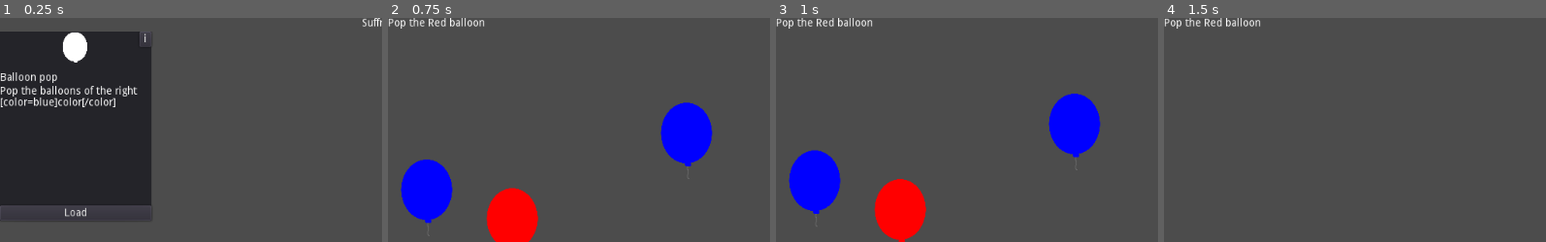
Above: before the commit, frames 1-4 (left to right).
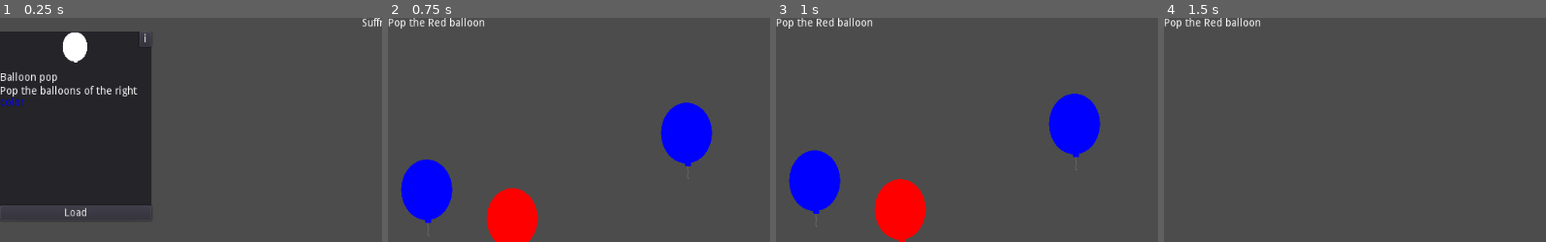
Above: after the commit, the same moments.

Repository: letsgamedev/Suffragium
Game: Godot game, scene res://menu/emptySzene.tscn
Two runs of this game, one before a commit and one after it. Both use one fixed random seed, a clock stepped at 60 frames per second and the inputs below. The engine's default icon, where the game draws it, is replaced by a stand-in: a white triangle on a blue panel in a dark square.
Inputs (mouse positions are % of the whole screen's width and height, from its top left):
- Up to frame 1 (0.25 s): no input
- Up to frame 2 (0.75 s): click "Load" at 0.5 s
- Up to frame 3 (1 s): no input
- Up to frame 4 (1.5 s): click (93, 25) at 1.25 s
The pictures show only the part of the screen within x 0-50%, y 0-50%; the shares and areas given below are measured in that part.

The runs differ from the first frame. In frame 1, 0.6% of the frame differs, in the area x 0-31%, y 35-40%; in frame 2, nothing differs; in frame 3, nothing differs; in frame 4, nothing differs.

Commit message:
gamemanager refactor & neue end_game Funktion

Diff:
--- a/game/menu/gamedisplay.gd
+++ b/game/menu/gamedisplay.gd
@@ -1,18 +1,18 @@
 extends MarginContainer
 
-var game_file
-signal pressed
+var game_file : ConfigFile
+signal pressed(game_file)
 
 
 func setup(game_cfg:ConfigFile):
+	game_file = game_cfg
 
 	$VBoxContainer/Label.text = game_cfg.get_value("game", "name")
 	$VBoxContainer/RichTextLabel.bbcode_text = game_cfg.get_value("game", "desc")
-	print(game_cfg.get_meta_list())
+
 	var icon : Texture = load(str(game_cfg.get_meta("folder_path"), game_cfg.get_value("game", "icon")))
 	if icon == null: icon = load("res://icon.png")
 	$VBoxContainer/TextureRect.texture = icon
-	game_file = game_cfg
 
 	#setup of info Dialog
 	##setup buttons
@@ -31,11 +31,5 @@
 
 
 
-
-
-
-
-
-
 func _on_loadbutton_pressed():
-	emit_signal("pressed")
+	emit_signal("pressed", game_file)
--- a/game/menu/gamedisplay.tscn
+++ b/game/menu/gamedisplay.tscn
@@ -9,15 +9,15 @@
 script = ExtResource( 1 )
 
 [node name="Panel" type="Panel" parent="."]
-margin_right = 270.0
+margin_right = 200.0
 margin_bottom = 250.0
 
 [node name="VBoxContainer" type="VBoxContainer" parent="."]
-margin_right = 270.0
+margin_right = 200.0
 margin_bottom = 250.0
 
 [node name="TextureRect" type="TextureRect" parent="VBoxContainer"]
-margin_right = 270.0
+margin_right = 200.0
 margin_bottom = 50.0
 rect_min_size = Vector2( 0, 50 )
 expand = true
@@ -25,32 +25,32 @@
 
 [node name="Label" type="Label" parent="VBoxContainer"]
 margin_top = 54.0
-margin_right = 270.0
+margin_right = 200.0
 margin_bottom = 68.0
 autowrap = true
 
 [node name="RichTextLabel" type="RichTextLabel" parent="VBoxContainer"]
 margin_top = 72.0
-margin_right = 270.0
+margin_right = 200.0
 margin_bottom = 226.0
 size_flags_vertical = 3
+bbcode_enabled = true
 
 [node name="loadbutton" type="Button" parent="VBoxContainer"]
 margin_top = 230.0
-margin_right = 270.0
+margin_right = 200.0
 margin_bottom = 250.0
 text = "Load"
 
 [node name="InfoButton" type="Button" parent="."]
-margin_left = 254.0
-margin_right = 270.0
+margin_left = 184.0
+margin_right = 200.0
 margin_bottom = 20.0
 size_flags_horizontal = 8
 size_flags_vertical = 0
 text = "i"
 
 [node name="InfoDialog" type="AcceptDialog" parent="."]
-visible = true
 margin_right = 270.0
 margin_bottom = 250.0
 window_title = "Info"
--- a/game/menu/gamemanager.gd
+++ b/game/menu/gamemanager.gd
@@ -8,7 +8,7 @@
 
 func _ready():
 	_find_games()
-	build_menu()
+	_build_menu()
 
 
 func load_game(game_cfg:ConfigFile):
@@ -22,7 +22,30 @@
 	_main.hide()
 
 
+# return to the level select
+func end_game(message:="", _status=null):
+	get_tree().change_scene("res://menu/emptySzene.tscn")
+	_main.show()
+	# this behavior is subject to change
+	if !message.empty():
+		OS.alert(message)
 
+
+# build the menu from configs in _games
+func _build_menu():
+	for c in _grid.get_children():
+		c.queue_free()
+	_main.show()
+
+	#making the buttons
+	for game in _games:
+		var display = _preview_scene.instance()
+		display.setup(game)
+		display.connect("pressed", self, "load_game")
+		_grid.add_child(display)
+
+
+# go through every folder inside res://games/ and try to load the game.cfg into _games
 func _find_games():
 	_games.clear()
 	var dir = Directory.new()
@@ -33,25 +56,12 @@
 			if dir.current_is_dir():
 				var game_path = "res://games/" + file_name + "/game.cfg"
 
-				load_game_cfg_file(game_path)
+				_load_game_cfg_file(game_path)
 			file_name = dir.get_next()
 
-func build_menu():
-	for c in _grid.get_children():
-		c.queue_free()
-	_main.show()
 
-	#making the buttons
-	for game in _games:
-		var display = _preview_scene.instance()
-		display.setup(game)
-		display.connect("pressed", self, "load_game", [game])
-		_grid.add_child(display)
-
-
-
-
-func load_game_cfg_file(path:String):
+# load a config file into _games
+func _load_game_cfg_file(path:String):
 	var f := ConfigFile.new()
 	if f.load(path) != OK: return
 	f.set_meta("folder_path", path.get_base_dir()+"/")
--- a/game/menu/gamemanager.tscn
+++ b/game/menu/gamemanager.tscn
@@ -26,7 +26,7 @@
 }
 
 [node name="GridContainer" type="GridContainer" parent="mainmenu/ScrollContainer"]
-columns = 7
+columns = 4
 __meta__ = {
 "_edit_use_anchors_": false
 }
